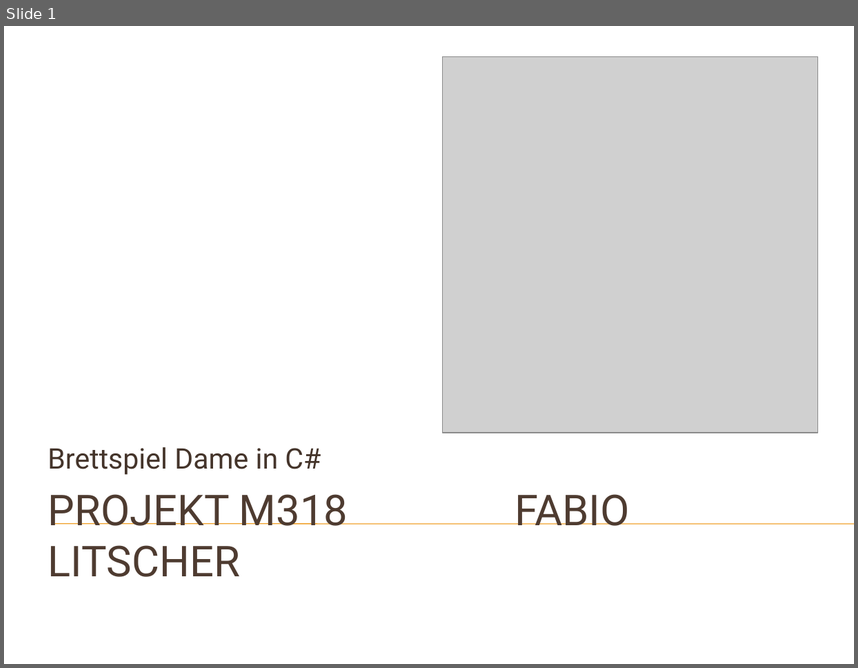
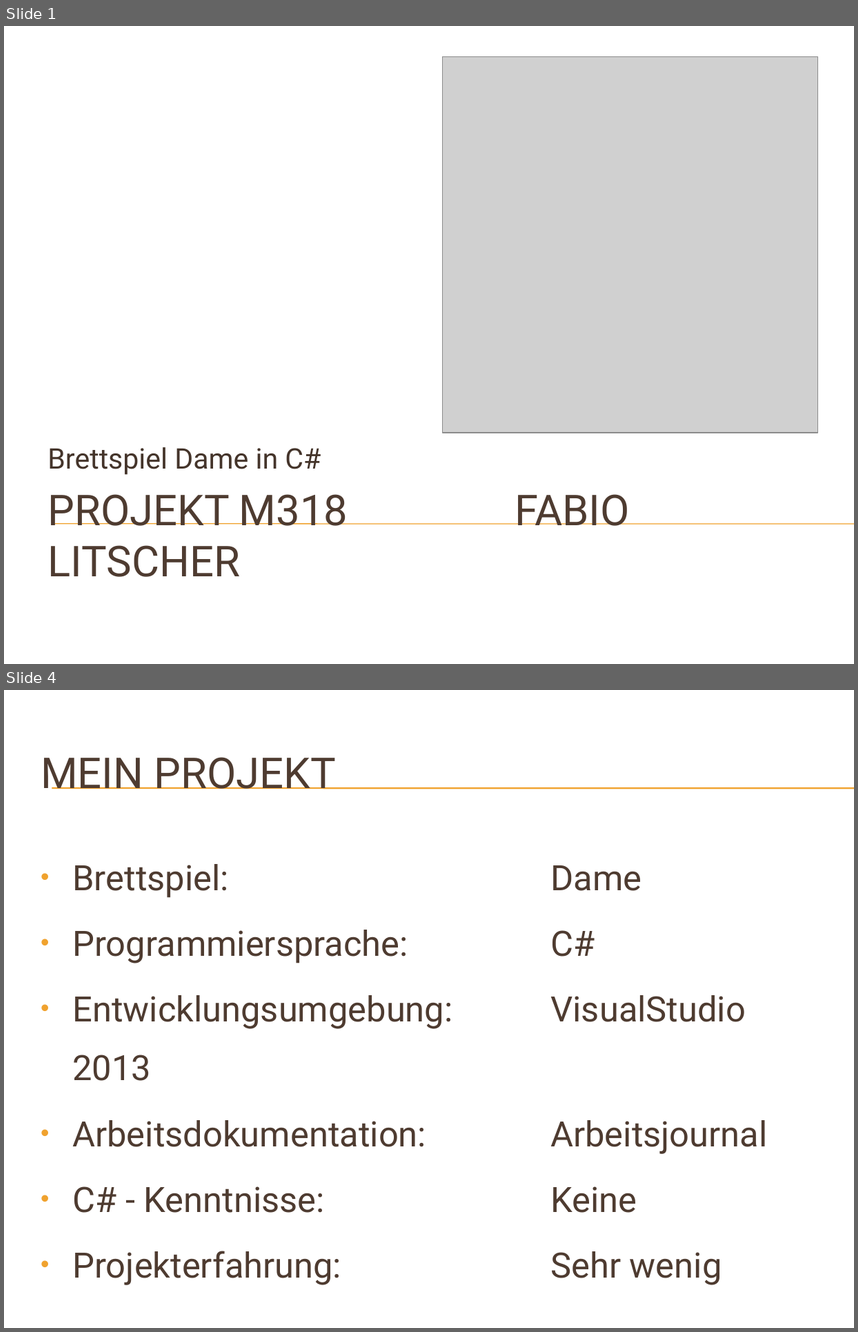
Before and after one commit to fabio-litscher/M318_Dame, a slide deck: Note 3-2/Dame_fabio_litscher.pptx. Shown one above the other, each under a label of ours: slide 1 before the commit, slides 1 and 4 after it; the slides between them are not shown. The pictures are 858x668 and 858x1332 pixels, drawn with LibreOffice and Linux fonts; fonts in the diff are those of the drawing; grey boxes stand for pictures; background and template pictures are left out. Boxes give left, top, right and bottom in pixels: in the first picture for what was removed or moved away, otherwise in the second. Text is boxed around its words. In the diff, an @@ line names an element or a change of style, - is before the commit and + after.

```diff
--- a/Note 3-2/Dame_fabio_litscher.pptx
+++ b/Note 3-2/Dame_fabio_litscher.pptx
@@ slide 4 added at [4, 690, 854, 1328], background picture (left out) @@
@@ title added at [41, 757, 336, 789], 36 pt, text #4E3B30 @@
+MEIN PROJEKT
@@ line added from (52, 788) to (854, 788), #F0A22E 0.75 pt @@
@@ line added from (52, 789) to (854, 789), #F0A22E 0.75 pt @@
@@ text added at [72, 864, 767, 1285], 29.6 pt, text #4E3B30 @@
+• Brettspiel: Dame
+• Programmiersprache: C#
+• Entwicklungsumgebung: VisualStudio 2013
+• Arbeitsdokumentation: Arbeitsjournal
+• C# - Kenntnisse: Keine
+• Projekterfahrung: Sehr wenig
```
Also in this commit, not shown: 2 slides changed, 7 other slides added, 2 slides removed, 6 other files.
